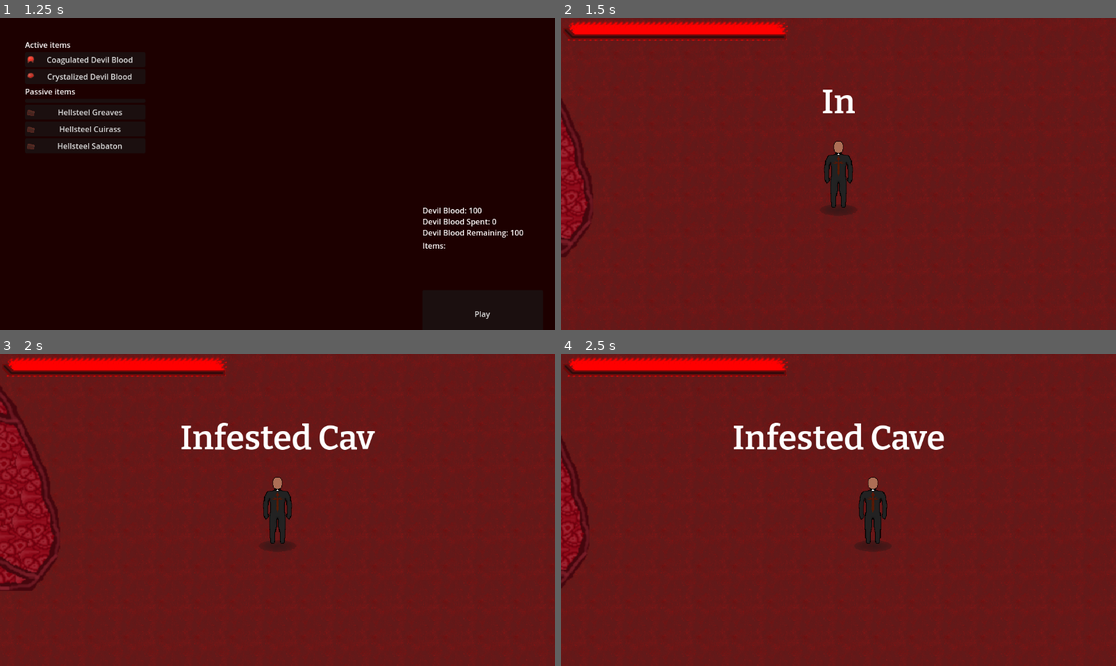
Above: before the commit, frames 1-4 (two rows, left to right).
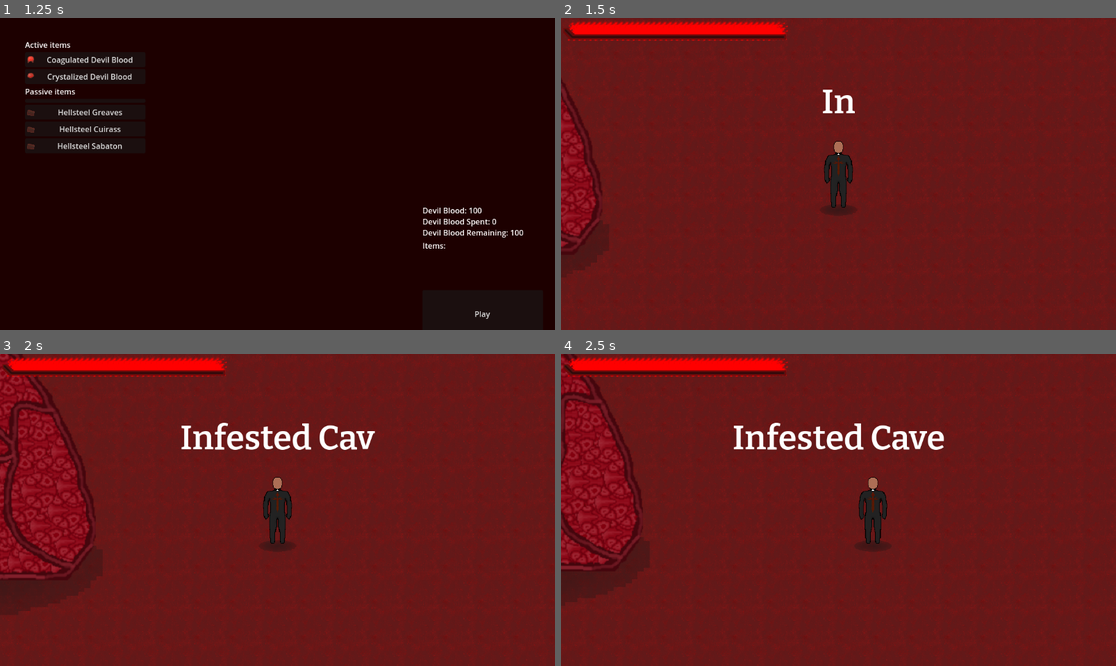
Above: after the commit, the same moments.

Repository: jaaaank/Devil-Blood
Game: Godot game, scene res://Scenes/Screens/Opening.tscn
The game is run twice, just before and just after one commit, with the same random seed, the same clock (stepped at 60 frames per second) and the same inputs.
Inputs (mouse positions are in pixels of both pictures, inside the frame that each line leads up to):
- Up to frame 1 (1.25 s): click "Priest" at 0.5 s
- Up to frame 2 (1.5 s): click "Play" at 1.25 s
- Up to frame 3 (2 s): no input
- Up to frame 4 (2.5 s): move the mouse to (960, 494) at 2.02 s; hold D (moveright) from 2.03 s (still down); click (960, 494) at 2.1 s

Frame 1 is identical in both runs. In frame 2, 1.6% of the frame differs, in the area x 0-9%, y 19-84%; in frame 3, 6.1%, in the area x 0-19%, y 0-84%; in frame 4, 5.1%.

Commit message:
big guy 2

Diff:
--- a/Scenes/Actors/Enemies/GiantMass.tscn
+++ b/Scenes/Actors/Enemies/GiantMass.tscn
@@ -1,6 +1,6 @@
-[gd_scene load_steps=7 format=3 uid="uid://1jx4svoldd4m"]
-
-[ext_resource type="Script" path="res://Scripts/Actors/NPCS/Enemies/Mass.gd" id="1_otds7"]
+[gd_scene load_steps=10 format=3 uid="uid://1jx4svoldd4m"]
+
+[ext_resource type="Script" path="res://Scripts/Actors/NPCS/Enemies/GiantMass.gd" id="1_5ayer"]
 [ext_resource type="PackedScene" uid="uid://cci7teggrridn" path="res://Scenes/Actors/Objects/DamageNumbers.tscn" id="2_xlypf"]
 [ext_resource type="Texture2D" uid="uid://c1l3cr7pqsvjw" path="res://Assets/Actors/giantmass.png" id="3_ht247"]
 [ext_resource type="Texture2D" uid="uid://boiwnnrpjwx62" path="res://Assets/Actors/objects/shadow.png" id="4_xmaav"]
@@ -10,6 +10,187 @@
 
 [sub_resource type="RectangleShape2D" id="RectangleShape2D_uohr4"]
 size = Vector2(586, 80)
+
+[sub_resource type="Animation" id="Animation_gl0ki"]
+resource_name = "jumpajumpa"
+length = 2.7
+tracks/0/type = "value"
+tracks/0/imported = false
+tracks/0/enabled = true
+tracks/0/path = NodePath("Masssheet:position")
+tracks/0/interp = 1
+tracks/0/loop_wrap = true
+tracks/0/keys = {
+"times": PackedFloat32Array(0, 0.3, 0.6, 0.9, 1.2, 1.5, 1.8, 2.1, 2.4),
+"transitions": PackedFloat32Array(1, 4, 1, 1, 4, 1, 1, 4, 1),
+"update": 0,
+"values": [Vector2(0, -67), Vector2(0, -367), Vector2(0, -67), Vector2(0, -67), Vector2(0, -367), Vector2(0, -67), Vector2(0, -67), Vector2(0, -367), Vector2(0, -67)]
+}
+tracks/1/type = "value"
+tracks/1/imported = false
+tracks/1/enabled = true
+tracks/1/path = NodePath("CollisionBox:position")
+tracks/1/interp = 1
+tracks/1/loop_wrap = true
+tracks/1/keys = {
+"times": PackedFloat32Array(0, 0.3, 0.6, 0.9, 1.2, 1.5, 1.8, 2.1, 2.4),
+"transitions": PackedFloat32Array(1, 4, 1, 1, 4, 1, 1, 4, 1),
+"update": 0,
+"values": [Vector2(0, -32), Vector2(0, -332), Vector2(0, -32), Vector2(0, -32), Vector2(0, -332), Vector2(0, -32), Vector2(0, -32), Vector2(0, -332), Vector2(0, -32)]
+}
+tracks/2/type = "value"
+tracks/2/imported = false
+tracks/2/enabled = true
+tracks/2/path = NodePath("Hurtbox:position")
+tracks/2/interp = 1
+tracks/2/loop_wrap = true
+tracks/2/keys = {
+"times": PackedFloat32Array(0, 0.3, 0.6, 0.9, 1.2, 1.5, 1.8, 2.1, 2.4),
+"transitions": PackedFloat32Array(1, 4, 1, 1, 4, 1, 1, 4, 1),
+"update": 0,
+"values": [Vector2(0, 2), Vector2(0, -298), Vector2(0, 2), Vector2(0, 2), Vector2(0, -298), Vector2(0, 2), Vector2(0, 2), Vector2(0, -298), Vector2(0, 2)]
+}
+tracks/3/type = "value"
+tracks/3/imported = false
+tracks/3/enabled = true
+tracks/3/path = NodePath("StaticBody2D:position")
+tracks/3/interp = 1
+tracks/3/loop_wrap = true
+tracks/3/keys = {
+"times": PackedFloat32Array(0, 0.3, 0.6, 0.9, 1.2, 1.5, 1.8, 2.1, 2.4),
+"transitions": PackedFloat32Array(1, 4, 1, 1, 4, 1, 1, 4, 1),
+"update": 0,
+"values": [Vector2(0, 0), Vector2(0, -300), Vector2(0, 0), Vector2(0, 0), Vector2(0, -300), Vector2(0, 0), Vector2(0, 0), Vector2(0, -300), Vector2(0, 0)]
+}
+tracks/4/type = "value"
+tracks/4/imported = false
+tracks/4/enabled = true
+tracks/4/path = NodePath("Masssheet:frame")
+tracks/4/interp = 1
+tracks/4/loop_wrap = true
+tracks/4/keys = {
+"times": PackedFloat32Array(0, 0.1, 0.5, 0.6, 0.9, 1, 1.4, 1.5, 1.8, 1.9, 2.4, 2.5),
+"transitions": PackedFloat32Array(1, 1, 1, 1, 1, 1, 1, 1, 1, 1, 1, 1),
+"update": 1,
+"values": [0, 1, 0, 2, 0, 1, 0, 2, 0, 1, 0, 2]
+}
+tracks/5/type = "value"
+tracks/5/imported = false
+tracks/5/enabled = true
+tracks/5/path = NodePath("Hurtbox:monitoring")
+tracks/5/interp = 1
+tracks/5/loop_wrap = true
+tracks/5/keys = {
+"times": PackedFloat32Array(0, 0.1, 0.7, 1, 1.5, 1.8, 2.4),
+"transitions": PackedFloat32Array(1, 1, 1, 1, 1, 1, 1),
+"update": 1,
+"values": [true, false, true, false, true, false, true]
+}
+tracks/6/type = "value"
+tracks/6/imported = false
+tracks/6/enabled = true
+tracks/6/path = NodePath("StaticBody2D/CollisionShape2D:disabled")
+tracks/6/interp = 1
+tracks/6/loop_wrap = true
+tracks/6/keys = {
+"times": PackedFloat32Array(0, 0.1, 0.6, 0.9, 1.5, 1.8, 2.4),
+"transitions": PackedFloat32Array(1, 1, 1, 1, 1, 1, 1),
+"update": 1,
+"values": [false, true, false, true, false, true, false]
+}
+
+[sub_resource type="Animation" id="Animation_hltlk"]
+length = 0.001
+tracks/0/type = "value"
+tracks/0/imported = false
+tracks/0/enabled = true
+tracks/0/path = NodePath("Masssheet:position")
+tracks/0/interp = 1
+tracks/0/loop_wrap = true
+tracks/0/keys = {
+"times": PackedFloat32Array(0),
+"transitions": PackedFloat32Array(1),
+"update": 0,
+"values": [Vector2(0, -67)]
+}
+tracks/1/type = "value"
+tracks/1/imported = false
+tracks/1/enabled = true
+tracks/1/path = NodePath("CollisionBox:position")
+tracks/1/interp = 1
+tracks/1/loop_wrap = true
+tracks/1/keys = {
+"times": PackedFloat32Array(0),
+"transitions": PackedFloat32Array(1),
+"update": 0,
+"values": [Vector2(0, -32)]
+}
+tracks/2/type = "value"
+tracks/2/imported = false
+tracks/2/enabled = true
+tracks/2/path = NodePath("Hurtbox:position")
+tracks/2/interp = 1
+tracks/2/loop_wrap = true
+tracks/2/keys = {
+"times": PackedFloat32Array(0),
+"transitions": PackedFloat32Array(1),
+"update": 0,
+"values": [Vector2(0, 2)]
+}
+tracks/3/type = "value"
+tracks/3/imported = false
+tracks/3/enabled = true
+tracks/3/path = NodePath("StaticBody2D:position")
+tracks/3/interp = 1
+tracks/3/loop_wrap = true
+tracks/3/keys = {
+"times": PackedFloat32Array(0),
+"transitions": PackedFloat32Array(1),
+"update": 0,
+"values": [Vector2(0, 0)]
+}
+tracks/4/type = "value"
+tracks/4/imported = false
+tracks/4/enabled = true
+tracks/4/path = NodePath("Masssheet:frame")
+tracks/4/interp = 1
+tracks/4/loop_wrap = true
+tracks/4/keys = {
+"times": PackedFloat32Array(0),
+"transitions": PackedFloat32Array(1),
+"update": 1,
+"values": [0]
+}
+tracks/5/type = "value"
+tracks/5/imported = false
+tracks/5/enabled = true
+tracks/5/path = NodePath("Hurtbox:monitoring")
+tracks/5/interp = 1
+tracks/5/loop_wrap = true
+tracks/5/keys = {
+"times": PackedFloat32Array(0),
+"transitions": PackedFloat32Array(1),
+"update": 1,
+"values": [true]
+}
+tracks/6/type = "value"
+tracks/6/imported = false
+tracks/6/enabled = true
+tracks/6/path = NodePath("StaticBody2D/CollisionShape2D:disabled")
+tracks/6/interp = 1
+tracks/6/loop_wrap = true
+tracks/6/keys = {
+"times": PackedFloat32Array(0),
+"transitions": PackedFloat32Array(1),
+"update": 1,
+"values": [false]
+}
+
+[sub_resource type="AnimationLibrary" id="AnimationLibrary_lmibj"]
+_data = {
+"RESET": SubResource("Animation_hltlk"),
+"jumpajumpa": SubResource("Animation_gl0ki")
+}
 
 [node name="GiantMass" type="CharacterBody2D"]
 z_as_relative = false
@@ -19,9 +200,12 @@
 collision_priority = 5.0
 motion_mode = 1
 platform_on_leave = 2
-script = ExtResource("1_otds7")
-basedamage = 5
+script = ExtResource("1_5ayer")
+walkrange = 1000
+basedamage = 10
 damagenumbers = ExtResource("2_xlypf")
+attackrange = 1000
+speed = 200
 
 [node name="Masssheet" type="Sprite2D" parent="."]
 y_sort_enabled = true
@@ -45,19 +229,6 @@
 [node name="CollisionPolygon2D" type="CollisionPolygon2D" parent="Hurtbox"]
 polygon = PackedVector2Array(-5, -2, -139, -3, -161, -34, -151, -88, -127, -153.5, -74, -219.5, -0.5, -241.5, 88, -211.5, 134.5, -141.5, 156, -77, 161, -34, 137, -1)
 
-[node name="walktimer" type="Timer" parent="."]
-one_shot = true
-
-[node name="stuntimer" type="Timer" parent="."]
-wait_time = 2.5
-one_shot = true
-
-[node name="Shadow" type="Sprite2D" parent="."]
-z_index = -1
-position = Vector2(0, -162)
-scale = Vector2(5.32764, 3.39359)
-texture = ExtResource("4_xmaav")
-
 [node name="StaticBody2D" type="StaticBody2D" parent="."]
 collision_layer = 128
 
@@ -65,6 +236,28 @@
 position = Vector2(-1, -30)
 shape = SubResource("RectangleShape2D_uohr4")
 
+[node name="walktimer" type="Timer" parent="."]
+one_shot = true
+
+[node name="stuntimer" type="Timer" parent="."]
+wait_time = 0.5
+one_shot = true
+
+[node name="Shadow" type="Sprite2D" parent="."]
+z_index = -1
+position = Vector2(0, -28)
+scale = Vector2(10.8621, 6.9189)
+texture = ExtResource("4_xmaav")
+
+[node name="attackTimer" type="Timer" parent="."]
+one_shot = true
+
+[node name="AnimationPlayer" type="AnimationPlayer" parent="."]
+libraries = {
+"": SubResource("AnimationLibrary_lmibj")
+}
+
 [connection signal="area_entered" from="Hurtbox" to="." method="_on_Hurtbox_area_entered"]
 [connection signal="timeout" from="walktimer" to="." method="_on_walktimer_timeout"]
 [connection signal="timeout" from="stuntimer" to="." method="unstun"]
+[connection signal="timeout" from="attackTimer" to="." method="attack"]
--- a/Scenes/Actors/Enemies/LowTier/Mass.tscn
+++ b/Scenes/Actors/Enemies/LowTier/Mass.tscn
@@ -20,6 +20,8 @@
 script = ExtResource("1")
 basedamage = 5
 damagenumbers = ExtResource("3")
+speed = 100
+health = 5
 
 [node name="Masssheet" type="Sprite2D" parent="."]
 texture = ExtResource("2")
--- /dev/null
+++ b/Scripts/Actors/NPCS/Enemies/GiantMass.gd
@@ -0,0 +1,26 @@
+extends mass
+
+@onready var animP = $AnimationPlayer
+
+func _ready():
+	super()
+	randomize()
+	$attackTimer.start(3)
+
+
+#0: Jumpa Jumpa
+#1: Tendril
+#2: Summon babies
+func attack():
+	var attackChosen = randi_range(0,3)
+	match attackChosen:
+		0:
+			animP.play("jumpajumpa")
+		1:
+			pass
+		2:
+			pass
+		3:
+			print("didnt attack")
+			pass
+	$attackTimer.start(randi_range(2,5))
--- a/Scripts/Actors/NPCS/Enemies/Mass.gd
+++ b/Scripts/Actors/NPCS/Enemies/Mass.gd
@@ -1,18 +1,16 @@
 extends enemy
-@export var walkrange = 10000
+class_name  mass
+@export var walkrange = 500
 var target: Vector2
 @onready var walktimer:= $walktimer
-# Called when the node enters the scene tree for the first time.
+
 func _ready():
-	speed = 100
 	sprite = $Masssheet
 	randomize()
 	randomWalk()
-	armor = 0
-	health = 5
 
 func _physics_process(_delta):
-	if global_position.distance_to(target) > 100:
+	if global_position.distance_to(target) > 50:
 		velocity = global_position.direction_to(target) * speed
 # warning-ignore:return_value_discarded
 		move_and_slide()
@@ -20,8 +18,7 @@
 func randomWalk():
 	var rice = randf_range(-walkrange, walkrange)
 	var beans = randf_range(-walkrange, walkrange)
-	target = Vector2(rice,beans)
-	print(target)
+	target = global_position + Vector2(rice,beans)
 	walktimer.start(randf_range(3,6))
 
 func _on_walktimer_timeout():
@@ -29,7 +26,6 @@
 
 func stun():
 	stunned = true
-	print("stunned")
 	set_physics_process(false)
 	$stuntimer.start()
 
--- a/Scripts/Actors/NPCS/Enemies/enemies.gd
+++ b/Scripts/Actors/NPCS/Enemies/enemies.gd
@@ -3,8 +3,9 @@
 
 @export var basedamage: int
 @export var damagenumbers:PackedScene = load("res://Scenes/Actors/Objects/DamageNumbers.tscn")
+@export var attackrange = 125
 var knight = false
-var attackrange = 125
+
 
 func damage(dmgdealt):
 	if knight:
--- a/Scripts/Actors/PCS/Players.gd
+++ b/Scripts/Actors/PCS/Players.gd
@@ -44,6 +44,7 @@
 		iframes = true
 		spawnDamageNums(round(damageTaken*armorCalculation()*PlayerAutoload.difficulty), Color.FIREBRICK)
 		find_child("UI").call("updateUI")
+		$Hurtbox.monitoring = false
 	if health <=0:
 		PlayerAutoload.charDie()
 		queue_free()
@@ -70,6 +71,7 @@
 
 func _on_IframesTimer_timeout():
 	iframes = false
+	$Hurtbox.monitoring = true
 	sprite.set_modulate(Color.WHITE)
 
 func useItem(id):
Binary file added: Assets/Actors/objects/tendril.png
Not shown, added: Assets/Actors/objects/tendril.png.import
